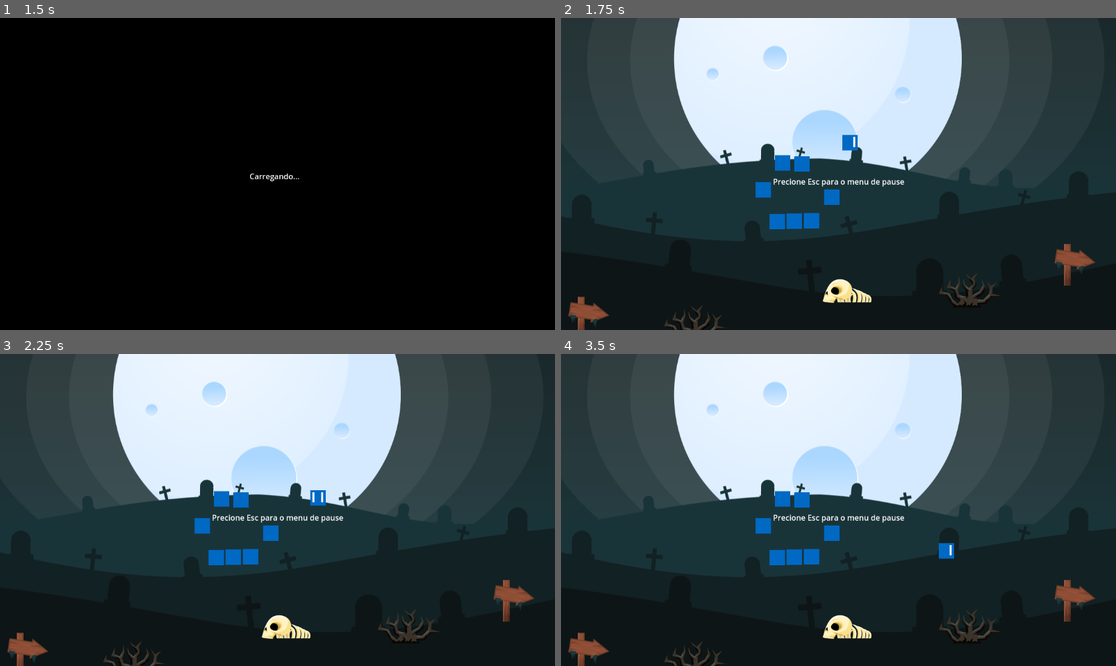
Above: before the commit, frames 1-4 (two rows, left to right).
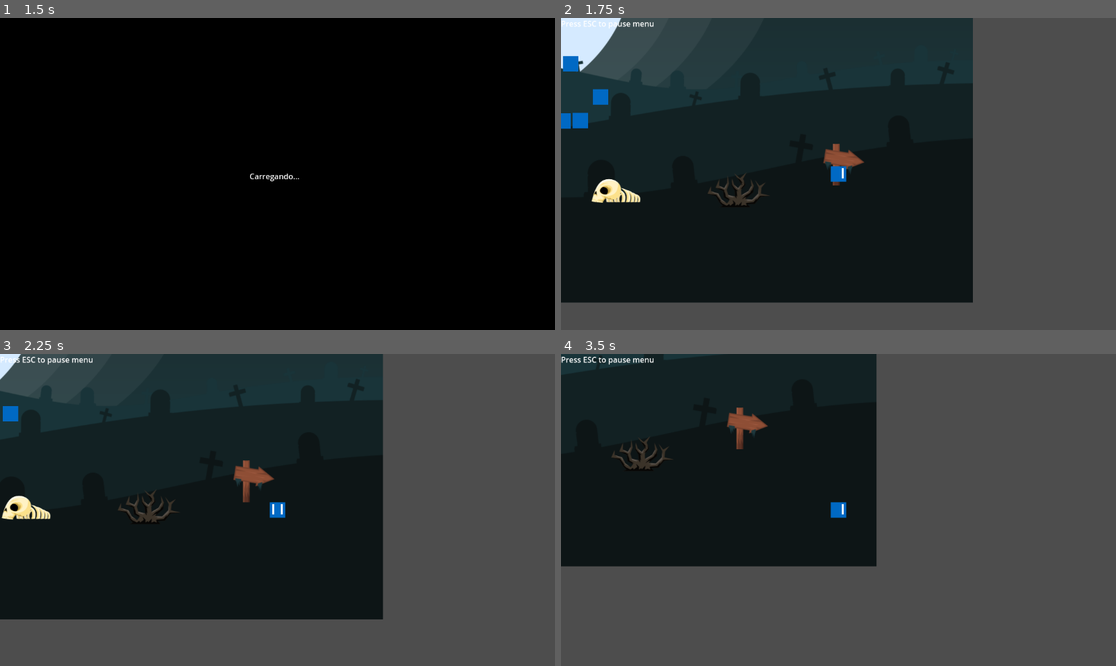
Above: after the commit, the same moments.

Repository: gsmereka/42-Game-Jam
Game: Godot game, scene res://Scenes/UI/Menu/menu.tscn
Same seed, same stepped clock (60 frames per second), same inputs: the game is played once before the commit and once after it.
Inputs:
- Up to frame 1 (1.5 s): click "Iniciar" at 0.5 s; tap Enter at 1.25 s; hold Right (ui_right) from 1.28 s (still down)
- Up to frame 2 (1.75 s): keep holding Right (ui_right)
- Up to frame 3 (2.25 s): release Right (ui_right) at 2.03 s; hold Down (ui_down) from 2.03 s (still down)
- Up to frame 4 (3.5 s): release Down (ui_down) at 2.78 s; hold Right (ui_right) from 2.78 s (still down)

Frame 1 is identical in both runs. In frame 2, 75% of the frame differs, in the area x 0-100%, y 0-100%; in frame 3, 81%; in frame 4, 93%.

Commit message:
queebrei uns negocios mas ta vvaleno

Diff:
--- a/Scenes/Game/Placeholder/Placeholder.tscn
+++ b/Scenes/Game/Placeholder/Placeholder.tscn
@@ -9,72 +9,70 @@
 [ext_resource type="PackedScene" uid="uid://b5fifm7jjeqbe" path="res://Scenes/Game/characters/player.tscn" id="7_mk1xm"]
 [ext_resource type="PackedScene" uid="uid://bqj85e0r6dsgb" path="res://Scenes/Game/objects/wall.tscn" id="8_5gvfw"]
 
+[sub_resource type="CanvasItemMaterial" id="CanvasItemMaterial_5gvfw"]
+
 [node name="Placeholder" type="Node2D"]
+material = SubResource("CanvasItemMaterial_5gvfw")
+
+[node name="Node2D" type="Node2D" parent="."]
 script = ExtResource("1_dnif1")
 
-[node name="AudioStreamPlayer2D" type="AudioStreamPlayer2D" parent="."]
+[node name="AudioStreamPlayer2D" type="AudioStreamPlayer2D" parent="Node2D"]
+position = Vector2(266, 524)
 stream = ExtResource("2_mk1xm")
 autoplay = true
 
-[node name="Bg" type="Sprite2D" parent="."]
-position = Vector2(537, 225)
+[node name="Bg" type="Sprite2D" parent="Node2D"]
+position = Vector2(335, 228)
 texture = ExtResource("2_tvfm1")
 
-[node name="ArrowSign" type="Sprite2D" parent="."]
+[node name="ArrowSign" type="Sprite2D" parent="Node2D"]
 position = Vector2(58, 623)
 texture = ExtResource("3_mk1xm")
 
-[node name="ArrowSign2" type="Sprite2D" parent="."]
+[node name="ArrowSign2" type="Sprite2D" parent="Node2D"]
 position = Vector2(1067, 513)
 texture = ExtResource("3_mk1xm")
 
-[node name="DeadBush" type="Sprite2D" parent="."]
+[node name="DeadBush" type="Sprite2D" parent="Node2D"]
 position = Vector2(849, 565)
 texture = ExtResource("4_5gvfw")
 
-[node name="DeadBush2" type="Sprite2D" parent="."]
+[node name="DeadBush2" type="Sprite2D" parent="Node2D"]
 position = Vector2(279, 632)
 texture = ExtResource("4_5gvfw")
 
-[node name="Skeleton" type="Sprite2D" parent="."]
+[node name="Skeleton" type="Sprite2D" parent="Node2D"]
 position = Vector2(594, 567)
 texture = ExtResource("5_2pcka")
 
-[node name="Label" type="Label" parent="."]
-anchors_preset = 8
-anchor_left = 0.5
-anchor_top = 0.5
-anchor_right = 0.5
-anchor_bottom = 0.5
-offset_left = 440.0
-offset_top = 328.0
-offset_right = 713.0
-offset_bottom = 351.0
-grow_horizontal = 2
-grow_vertical = 2
-size_flags_horizontal = 4
-text = "Precione Esc para o menu de pause"
+[node name="Player" parent="Node2D" instance=ExtResource("7_mk1xm")]
+position = Vector2(1019, 532)
 
-[node name="Player" parent="." instance=ExtResource("7_mk1xm")]
-position = Vector2(563, 259)
-
-[node name="Wall2" parent="." instance=ExtResource("8_5gvfw")]
+[node name="Wall2" parent="Node2D" instance=ExtResource("8_5gvfw")]
 position = Vector2(484, 422)
 
-[node name="Wall3" parent="." instance=ExtResource("8_5gvfw")]
+[node name="Wall3" parent="Node2D" instance=ExtResource("8_5gvfw")]
 position = Vector2(520, 421)
 
-[node name="Wall4" parent="." instance=ExtResource("8_5gvfw")]
+[node name="Wall4" parent="Node2D" instance=ExtResource("8_5gvfw")]
 position = Vector2(449, 423)
 
-[node name="Wall5" parent="." instance=ExtResource("8_5gvfw")]
+[node name="Wall5" parent="Node2D" instance=ExtResource("8_5gvfw")]
 position = Vector2(562, 372)
 
-[node name="Wall6" parent="." instance=ExtResource("8_5gvfw")]
+[node name="Wall6" parent="Node2D" instance=ExtResource("8_5gvfw")]
 position = Vector2(500, 303)
 
-[node name="Wall7" parent="." instance=ExtResource("8_5gvfw")]
+[node name="Wall7" parent="Node2D" instance=ExtResource("8_5gvfw")]
 position = Vector2(460, 301)
 
-[node name="Wall8" parent="." instance=ExtResource("8_5gvfw")]
+[node name="Wall8" parent="Node2D" instance=ExtResource("8_5gvfw")]
 position = Vector2(420, 357)
+
+[node name="CanvasLayer" type="CanvasLayer" parent="."]
+
+[node name="Label" type="Label" parent="CanvasLayer"]
+offset_right = 40.0
+offset_bottom = 23.0
+text = "Press ESC to pause menu"
--- a/Scenes/Game/Placeholder/placeholder.gd
+++ b/Scenes/Game/Placeholder/placeholder.gd
@@ -1,7 +1,39 @@
 extends Node2D
+var walls = preload("res://Scenes/Game/objects/wall.tscn")
 
 func _input(event: InputEvent) -> void:
 	if event.is_action_pressed("Esc"):
 		var node = preload("res://Scenes/UI/Pause/pause.tscn").instantiate()
 		get_tree().root.add_child(node)
 		get_tree().paused = true
+
+func _ready() -> void:
+	coverSceneByWalls()
+
+@onready var bg = $Bg
+
+func coverSceneByWalls() -> void:
+	var screen = bg.texture.get_size()
+	var tile: float = 32.0
+	var width: float = screen.x
+	var height: float = screen.y
+
+	var top = walls.instantiate()
+	top.position = Vector2(width / 2, -tile / 2)
+	top.scale.x = width / tile
+	add_child(top)
+
+	var bot = walls.instantiate()
+	bot.position = Vector2(width / 2, height + tile / 2)
+	bot.scale.x = width / tile
+	add_child(bot)
+
+	var right = walls.instantiate()
+	right.position = Vector2(width + tile / 2, height / 2)
+	right.scale.y = height / tile
+	add_child(right)
+
+	var left = walls.instantiate()
+	left.position = Vector2(-tile / 2, height / 2)
+	left.scale.y = height / tile
+	add_child(left)
--- a/Scenes/Game/characters/PLAYER.gd
+++ /dev/null
@@ -1,29 +0,0 @@
-extends CharacterBody2D
-
-@export var moveSpeed: float = 200.0;
-
-func _physics_process(delta: float) -> void:
-	move(delta)
-
-func manageSprites(vector: Vector2) -> void:
-	if (vector == Vector2.ZERO):
-		return
-	var sprite: Texture2D = load("res://Assets/player/front.png") if vector.y > 0 else \
-							load("res://Assets/player/back.png") if vector.y < 0 else \
-							load("res://Assets/player/side.png")
-
-	$Sprite2D.texture = sprite
-	if (vector.x):
-		$Sprite2D.flip_h = vector.x < 0
-
-func move(delta: float) -> void:
-	var vector = Vector2.ZERO
-
-	vector.x = Input.get_action_strength("ui_right") - Input.get_action_strength("ui_left")
-	vector.y = Input.get_action_strength("ui_down") - Input.get_action_strength("ui_up")
-	manageSprites(vector)
-
-
-	vector = vector.normalized()
-	velocity = vector * moveSpeed
-	move_and_slide()
--- /dev/null
+++ b/Scenes/Game/characters/camera_2d.gd
@@ -0,0 +1,17 @@
+extends Camera2D
+
+func _ready() -> void:
+	var scene = get_tree().current_scene
+	if (!scene || scene != Node2D): return
+	var bg = scene.get_node_or_null("Bg")
+	if (!bg): return
+
+	var bg_size = bg.texture.get_size() * bg.scale
+	var rect = Rect2(bg.global_position - bg_size / 2, bg_size)
+	var viewPortSize = get_viewport_rect().size
+	var half = viewPortSize / 2
+
+	limit_left = rect.position.x + half.x
+	limit_top = rect.position.y + half.y
+	limit_right = rect.position.x + rect.size.x - half.x
+	limit_bottom = rect.position.y + rect.size.y - half.y
--- a/Scenes/Game/characters/player.gd
+++ /dev/null
@@ -1,29 +0,0 @@
-extends CharacterBody2D
-
-@export var moveSpeed: float = 200.0;
-
-func _physics_process(delta: float) -> void:
-	move(delta)
-
-func manageSprites(vector: Vector2) -> void:
-	if (vector == Vector2.ZERO):
-		return
-	var sprite: Texture2D = load("res://Assets/player/front.png") if vector.y > 0 else \
-							load("res://Assets/player/back.png") if vector.y < 0 else \
-							load("res://Assets/player/side.png")
-
-	$Sprite2D.texture = sprite
-	if (vector.x):
-		$Sprite2D.flip_h = vector.x < 0
-
-func move(delta: float) -> void:
-	var vector = Vector2.ZERO
-
-	vector.x = Input.get_action_strength("ui_right") - Input.get_action_strength("ui_left")
-	vector.y = Input.get_action_strength("ui_down") - Input.get_action_strength("ui_up")
-	manageSprites(vector)
-
-
-	vector = vector.normalized()
-	velocity = vector * moveSpeed
-	move_and_slide()
--- a/Scenes/Game/characters/player.tscn
+++ b/Scenes/Game/characters/player.tscn
@@ -1,7 +1,39 @@
-[gd_scene load_steps=4 format=3 uid="uid://b5fifm7jjeqbe"]
+[gd_scene load_steps=5 format=3 uid="uid://b5fifm7jjeqbe"]
 
-[ext_resource type="Script" uid="uid://wxpetq17f1ky" path="res://Scenes/Game/characters/PLAYER.gd" id="1_w2e73"]
 [ext_resource type="Texture2D" uid="uid://x4gj4jhbggwf" path="res://Assets/player/side.png" id="2_1m55r"]
+[ext_resource type="Script" uid="uid://c350gxhqu2vjn" path="res://Scenes/Game/characters/camera_2d.gd" id="2_w2e73"]
+
+[sub_resource type="GDScript" id="GDScript_bdgdu"]
+script/source = "extends CharacterBody2D
+
+@export var moveSpeed: float = 200.0;
+
+func _physics_process(delta: float) -> void:
+	move(delta)
+
+func manageSprites(vector: Vector2) -> void:
+	if (vector == Vector2.ZERO):
+		return
+	var sprite: Texture2D = load(\"res://Assets/player/front.png\") if vector.y > 0 else \\
+							load(\"res://Assets/player/back.png\") if vector.y < 0 else \\
+							load(\"res://Assets/player/side.png\")
+
+	$Sprite2D.texture = sprite
+	if (vector.x):
+		$Sprite2D.flip_h = vector.x < 0
+func move(delta: float) -> void:
+	var vector = Vector2.ZERO
+
+	vector.x = Input.get_action_strength(\"ui_right\") - Input.get_action_strength(\"ui_left\")
+	vector.y = Input.get_action_strength(\"ui_down\") - Input.get_action_strength(\"ui_up\")
+	manageSprites(vector)
+
+
+	vector = vector.normalized()
+	velocity = vector * moveSpeed
+	move_and_slide()
+
+"
 
 [sub_resource type="RectangleShape2D" id="RectangleShape2D_kkasu"]
 size = Vector2(32, 32)
@@ -9,10 +41,16 @@
 [node name="Player" type="Node2D"]
 
 [node name="Node2D" type="CharacterBody2D" parent="."]
-script = ExtResource("1_w2e73")
+script = SubResource("GDScript_bdgdu")
 
 [node name="CollisionShape2D" type="CollisionShape2D" parent="Node2D"]
 shape = SubResource("RectangleShape2D_kkasu")
 
 [node name="Sprite2D" type="Sprite2D" parent="Node2D"]
 texture = ExtResource("2_1m55r")
+
+[node name="Camera2D" type="Camera2D" parent="Node2D"]
+limit_left = 0
+limit_top = 0
+limit_smoothed = true
+script = ExtResource("2_w2e73")
--- a/Scenes/Game/objects/wall.tscn
+++ b/Scenes/Game/objects/wall.tscn
@@ -7,7 +7,7 @@
 
 [node name="Wall" type="Node2D"]
 
-[node name="CharacterBody2D" type="CharacterBody2D" parent="."]
+[node name="CharacterBody2D" type="StaticBody2D" parent="."]
 
 [node name="CollisionShape2D" type="CollisionShape2D" parent="CharacterBody2D"]
 shape = SubResource("RectangleShape2D_w1a8w")
Not shown: 1 places in Scenes/Game/Placeholder/Placeholder.tscn that only renumber resources
Not shown, removed: Scenes/Game/characters/PLAYER.gd.uid
Not shown, added: Scenes/Game/characters/camera_2d.gd.uid
Not shown, removed: Scenes/Game/characters/player.gd.uid
